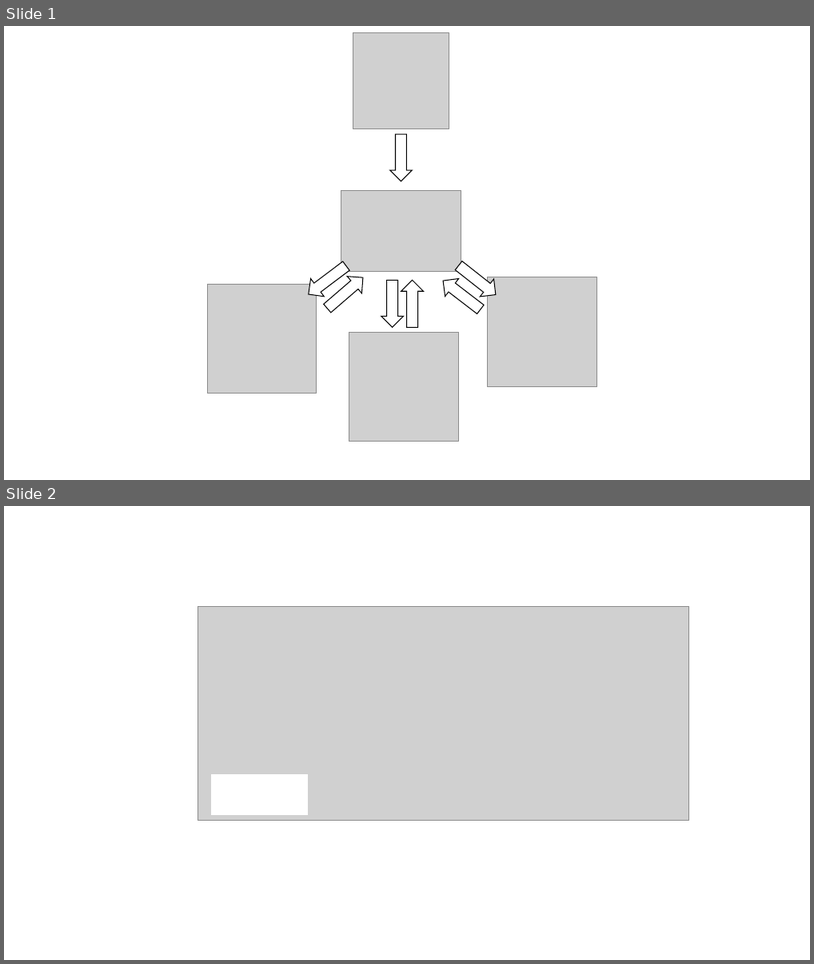
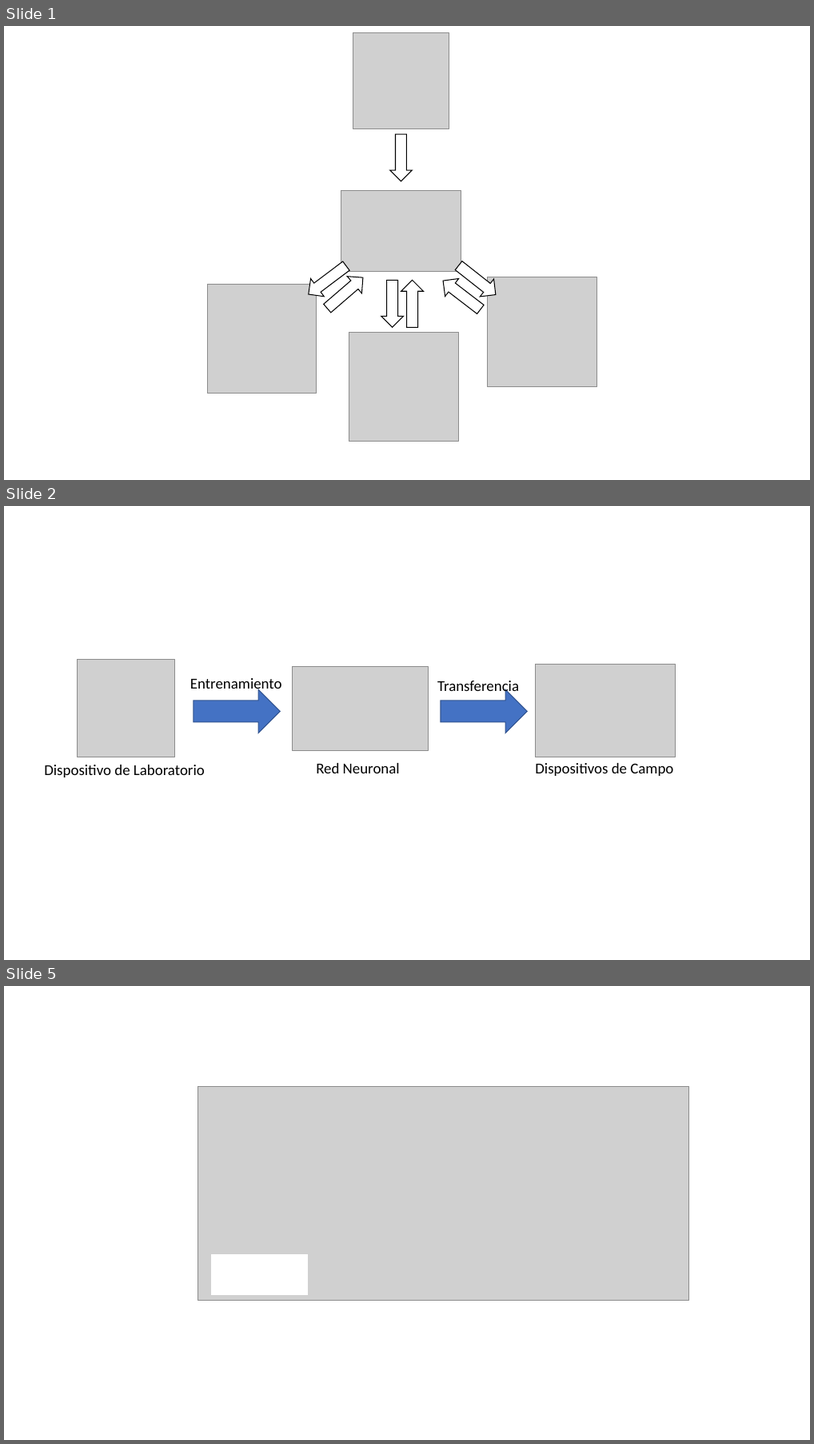
Before and after one commit to Esteban1914/Tesis_doc, a slide deck: Presentación1.pptx. Shown one above the other, each under a label of ours: slides 1 and 2 before the commit, slides 1, 2 and 5 after it; the slides between them are not shown. The pictures are 814x964 and 814x1444 pixels, drawn with LibreOffice and Linux fonts; fonts in the diff are those of the drawing; grey boxes stand for pictures. Boxes give left, top, right and bottom in pixels: in the first picture for what was removed or moved away, otherwise in the second. Text is boxed around its words. In the diff, an @@ line names an element or a change of style, - is before the commit and + after.

```diff
--- a/Presentación1.pptx
+++ b/Presentación1.pptx
@@ slide 2 added at <box>4,506,810,960</box>, background #FFFFFF @@
@@ picture added at <box>77,660,174,757</box> @@
@@ picture added at <box>293,666,429,750</box> @@
@@ picture added at <box>536,664,676,757</box> @@
@@ text added at <box>190,678,282,693</box>, 18 pt, text #000000 @@
+Entrenamiento
@@ right arrow added at <box>194,689,281,733</box>, fill #4472C4, outline #325491 1 pt @@
@@ text added at <box>438,680,519,695</box>, 18 pt, text #000000 @@
+Transferencia
@@ right arrow added at <box>441,689,527,733</box>, fill #4472C4, outline #325491 1 pt @@
@@ text added at <box>44,764,205,777</box>, 18 pt, text #000000 @@
+Dispositivo de Laboratorio
@@ text added at <box>316,763,400,773</box>, 18 pt, text #000000 @@
+Red Neuronal
@@ text added at <box>535,763,674,776</box>, 18 pt, text #000000 @@
+Dispositivos de Campo
@@ what was slide 2 is now slide 5 @@
```
Also in this commit, not shown: 2 other slides added, 2 other files.
